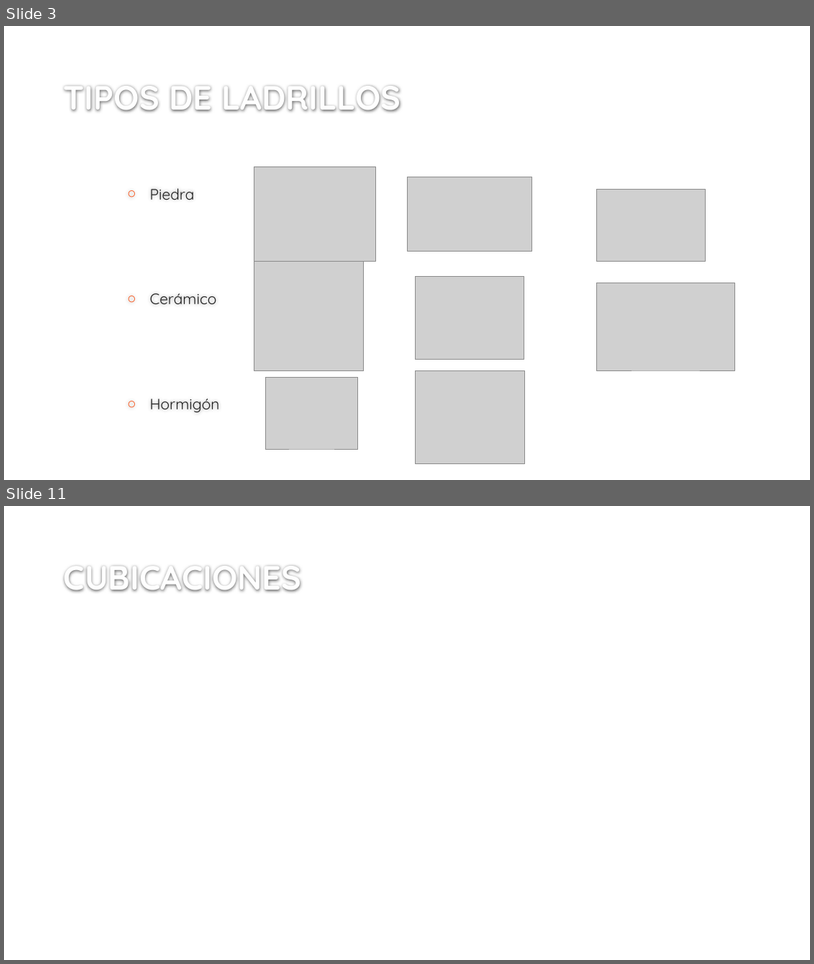
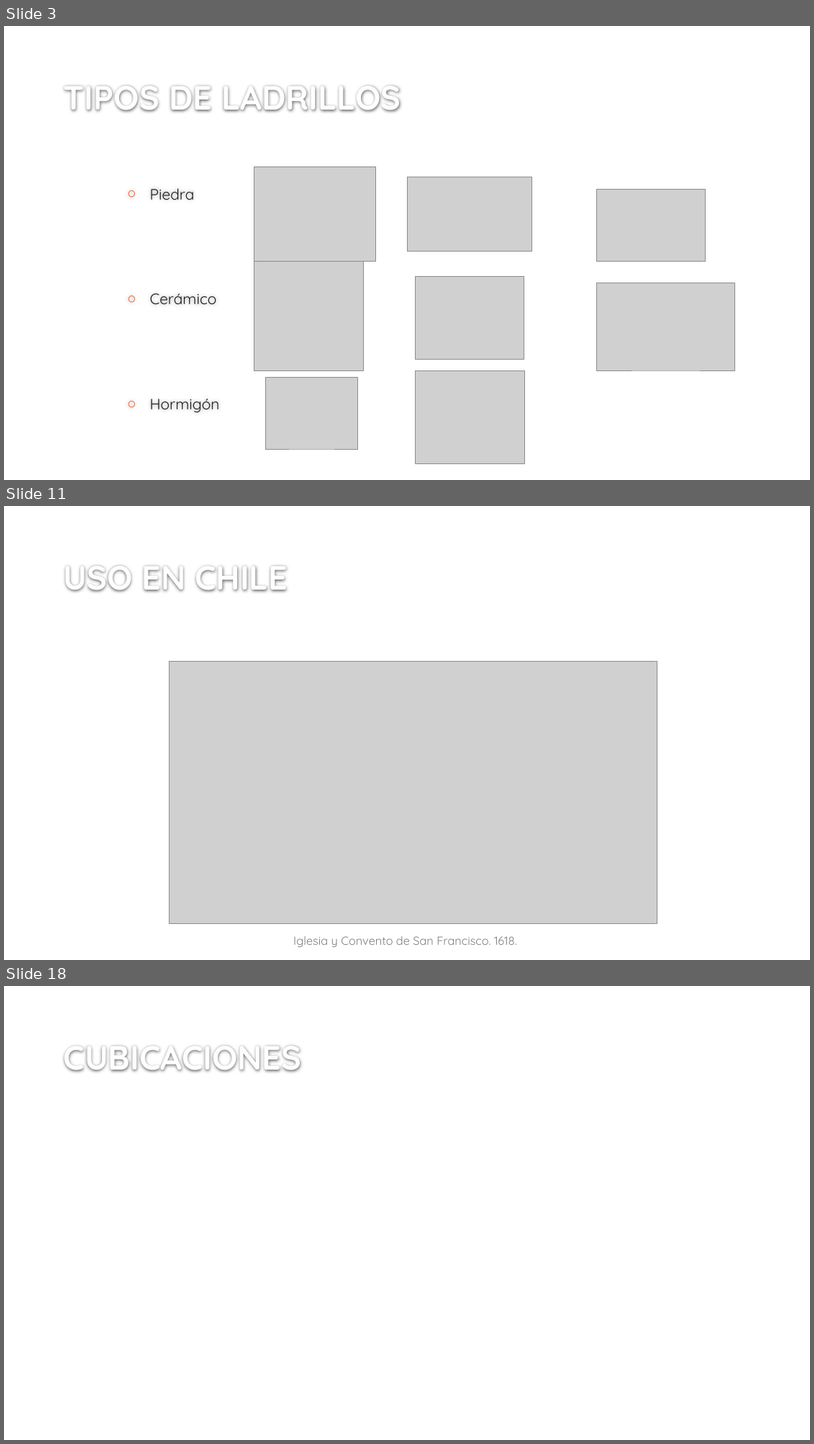
Before and after one commit to ppizarror/proyecto-CI6501, a slide deck: SISTEMAS CONSTRUCTIVOS EN ALBAÑILERIÁ.pptx. Shown one above the other, each under a label of ours: slides 3 and 11 before the commit, slides 3, 11 and 18 after it; the slides between them are not shown. The pictures are 814x964 and 814x1444 pixels, drawn with LibreOffice and Linux fonts; fonts in the diff are those of the drawing; grey boxes stand for pictures; background and template pictures are left out. Boxes give left, top, right and bottom in pixels: in the first picture for what was removed or moved away, otherwise in the second. Text is boxed around its words. In the diff, an @@ line names an element or a change of style, - is before the commit and + after.

Commit message:
PPT avanzado con referencias y usos en Chile y el mundo

```diff
--- a/SISTEMAS CONSTRUCTIVOS EN ALBAÑILERIÁ.pptx
+++ b/SISTEMAS CONSTRUCTIVOS EN ALBAÑILERIÁ.pptx
@@ slide 11 added at <box>4,506,810,960</box>, background #FFFFFF @@
@@ title added at <box>64,565,287,592</box>, 40 pt, text #FEFEFE, bold @@
+USO EN CHILE
@@ picture added at <box>169,662,657,924</box> @@
@@ text added at <box>293,936,517,947</box>, 14 pt, text #808080 @@
+Iglesia y Convento de San Francisco. 1618.
@@ what was slide 11 is now slide 18 @@
```
Also in this commit, not shown: 7 slides changed, 9 other slides added, 3 slides removed.
